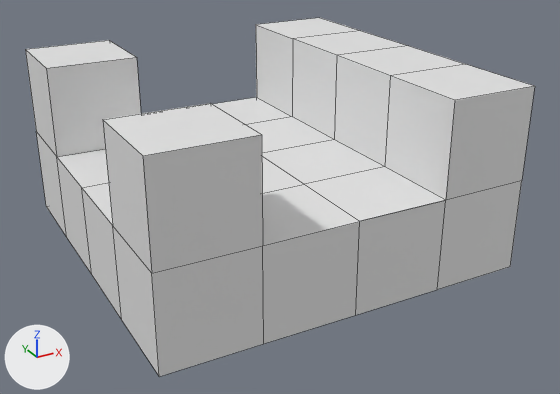
A saved change to the FBX model Project/Assets/Models/Corridor_T_Section.fbx.
Camera for both pictures: a camera (50 mm lens) standing at (-1.86, -3.63, 2.02) and looking at (0.06, -0.14, 0.28). Every picture has the same lights, and +X, +Y and +Z are marked at lower left. Mesh edges are drawn as thin lines. Where no turn or scale is listed for an object, it has been applied to the vertices.

In view in the first picture: 'T_Section'.
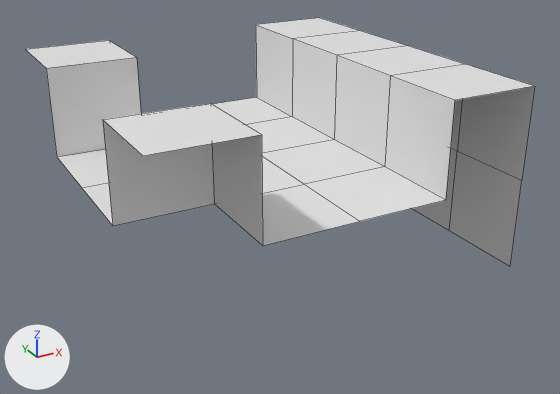
The newer file is also turned or shifted as a whole; pictures and numbers use the older file's frame.

What differs and where, as boxes (x1, y1, x2, y2) in the pictures (560 x 394 px):
'T_Section', reshaped (31% shorter): before (25, 18, 535, 377); after (26, 18, 535, 266)
part 1 of me_cube_004, cut back: before (25, 49, 535, 377); after (253, 97, 445, 245)

The change, as a list of edits to the scene's bpy script:
```text
Change me_cube_004:
    used by ob_t_section; location = (0.0, 0.0, 0.0)
    remove me_cube_004.from_pydata(...)  # 61 vertices, 50 faces; spans x -1.0..1.0, y -1.0..1.0, z 0.0..1.0
    add me_cube_004.from_pydata(...)  # 46 vertices, 32 faces; spans x -1.0..1.0, y -1.0..1.0, z 0.0..1.0
    me_cube_004 part 1
    15 vertices are removed from x -1.0..0.5, y -1.0..1.0, z 0.0..0.5
    22 faces are deleted
    4 new faces join them
```
